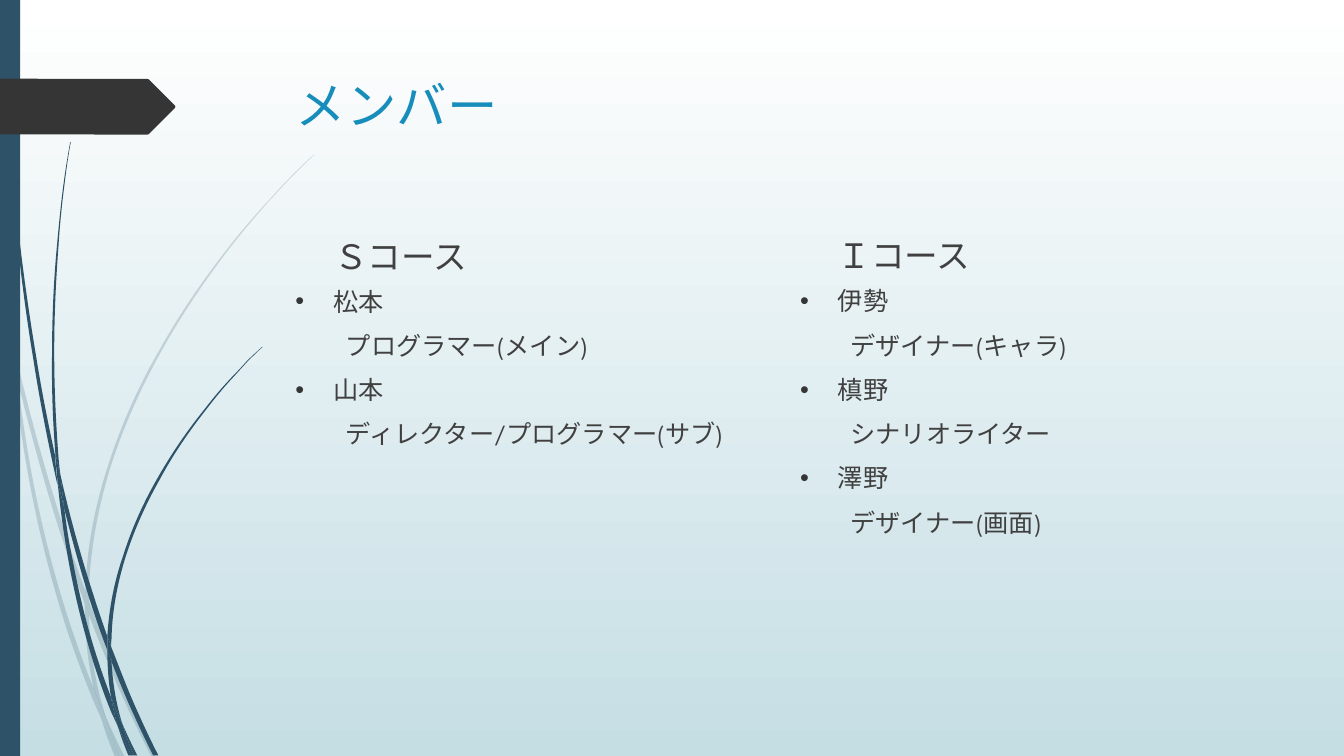
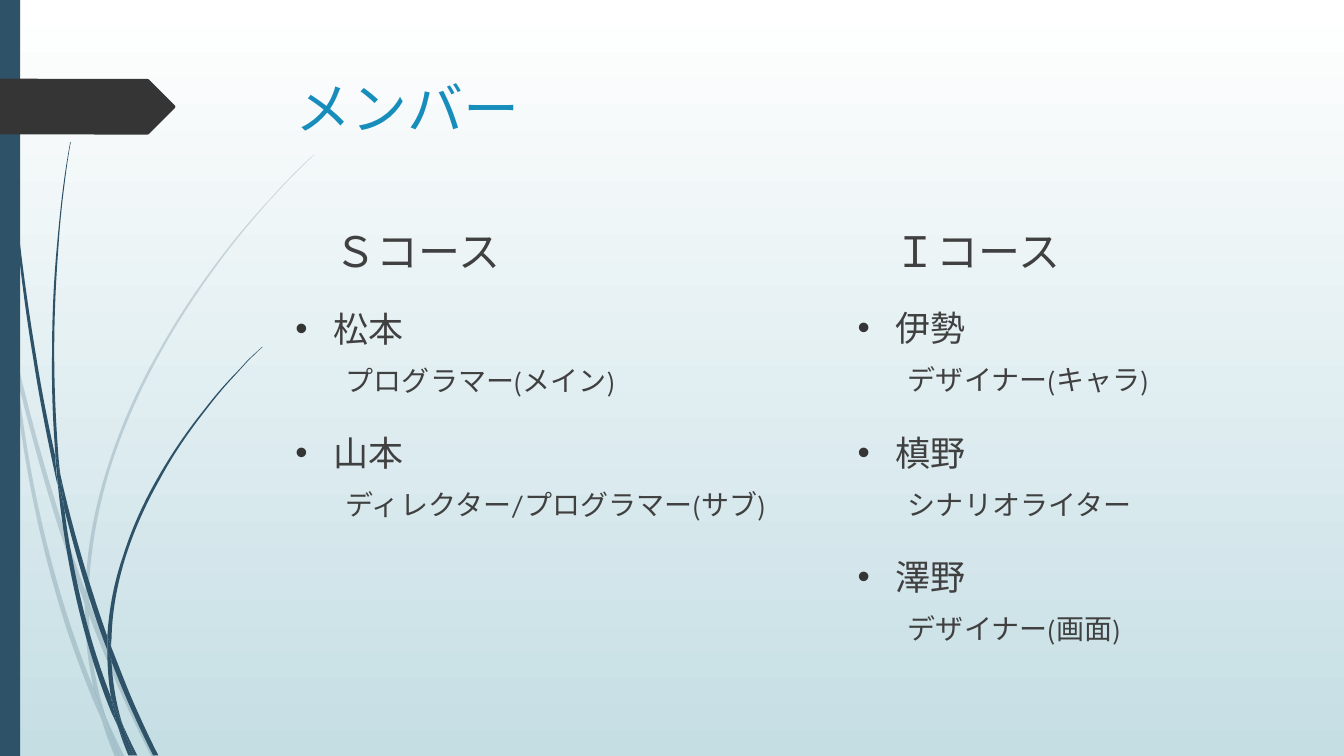
Before and after one commit to kistFteam/Conversation, a slide deck: slide 2 of パワーポイント.pptx. Drawn at 1344x756 pixels with LibreOffice and Linux fonts; fonts in the diff are those of the drawing. Boxes give left, top, right and bottom in pixels: in the first picture for what was removed or moved away, otherwise in the second. Text is boxed around its words. In the diff, an @@ line names an element or a change of style, - is before the commit and + after.

```diff
--- a/パワーポイント.pptx
+++ b/パワーポイント.pptx
@@ title "メンバー" at (296,83,520,131): size 36 to 40 pt @@
@@ text "Ｓコース" at (334,235,500,268): size 24 to 30 pt @@
@@ text "Ｉコース" at (895,236,1061,268): size 24 to 30 pt @@
@@ text "Ｉコース": place and size @@
-text "Ｉコース" at (838,243,971,269)
+text "Ｉコース" at (895,236,1061,268)
@@ text "松本": place and size @@
-text "松本" at (333,290,723,448)
+text "松本" at (333,312,766,521)
@@ text "松本" at (333,312,766,521): size 18 to 25 pt in "松本", "山本"; size 18 to 20 pt in "プログラマー(メイン)", "ディレクター/プログラマー(サブ)"; line spacing 1 to 1.5 @@
@@ text "伊勢": place and size @@
-text "伊勢" at (838,333,1067,537)
+text "伊勢" at (895,311,1149,645)
@@ text "伊勢" at (895,311,1149,645): size 18 to 25 pt in "伊勢", "槙野", "澤野"; size 18 to 20 pt in "デザイナー(キャラ)", "シナリオライター", "デザイナー(画面)"; line spacing 1 to 1.5 @@
```
Also in this commit, not shown: 2 other slides changed, 7 slides added, 1 other file.
